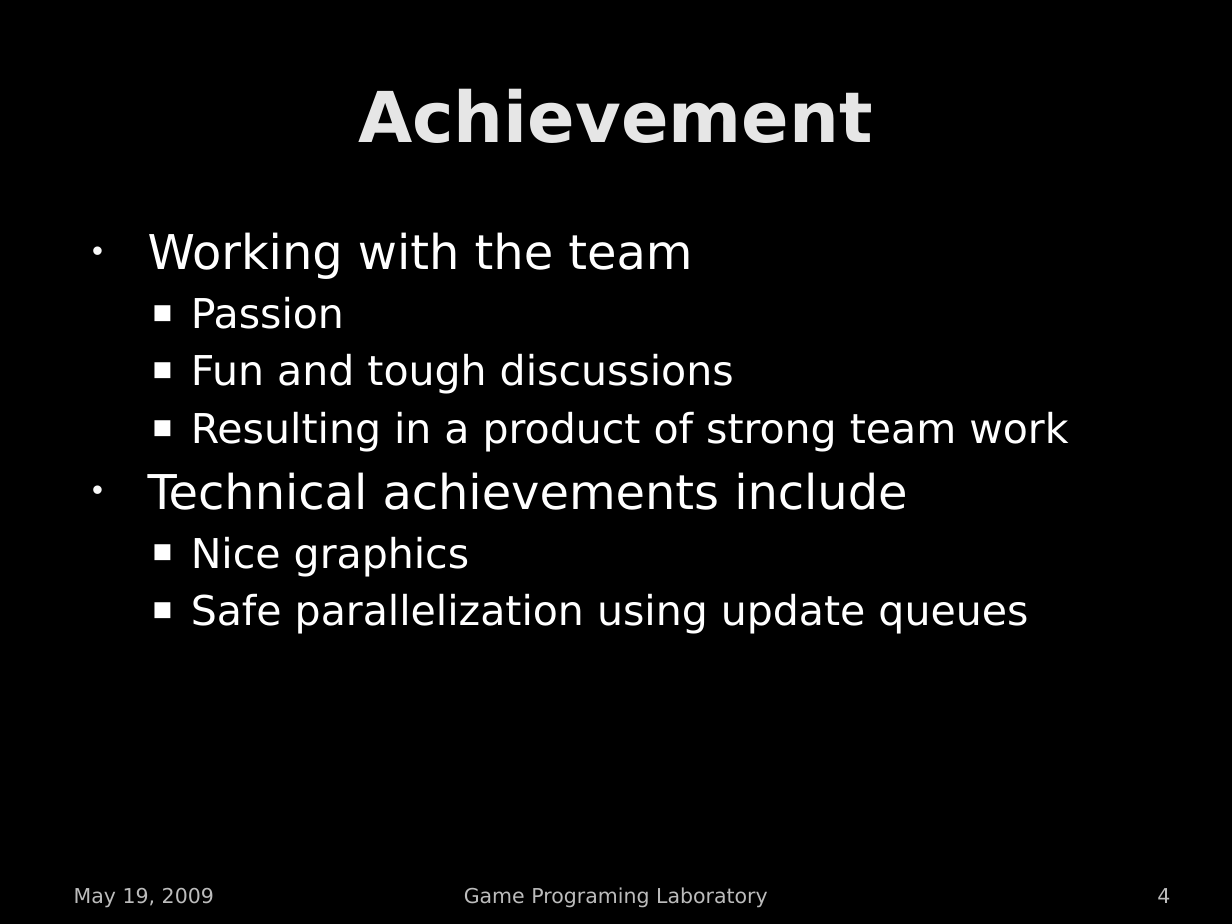
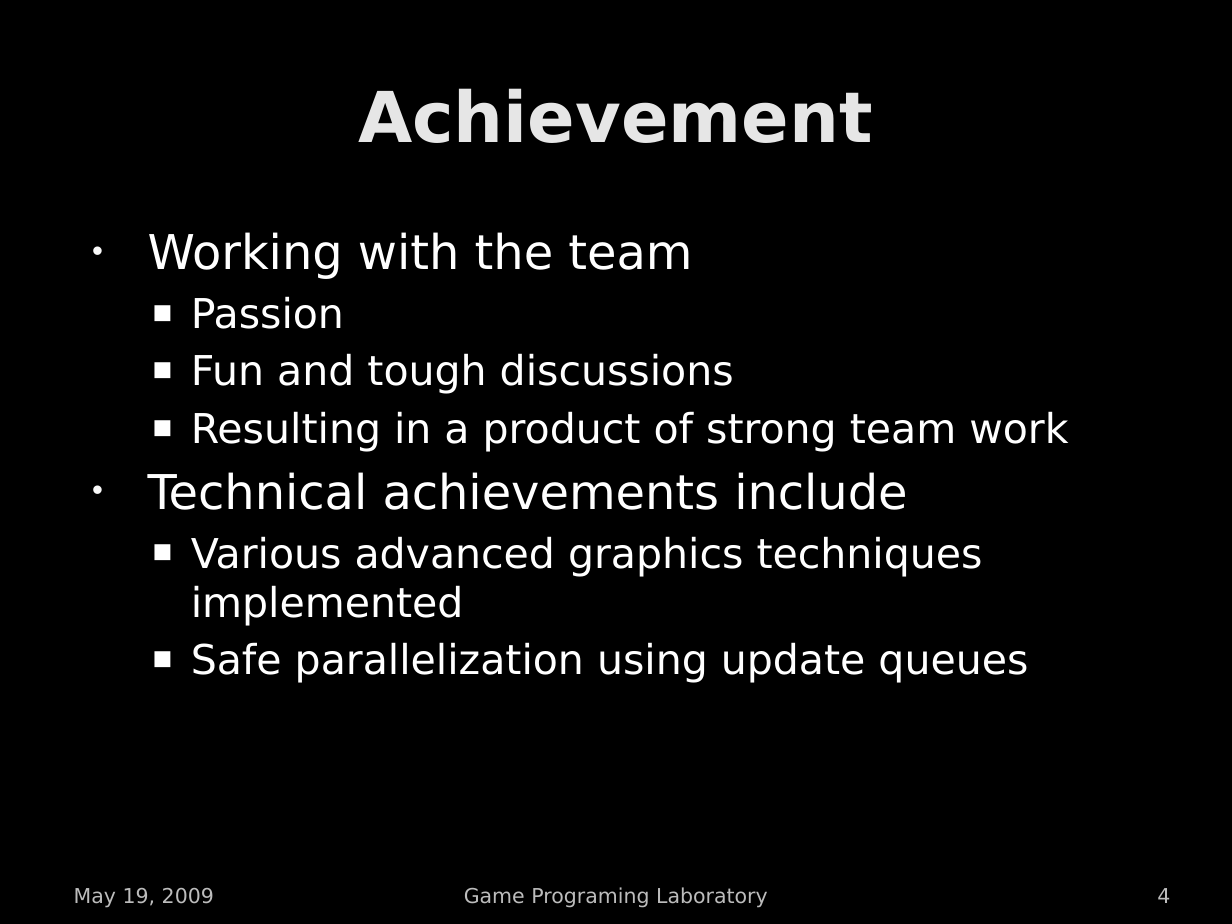
Before and after one commit to cfo82/Magmageddon, a slide deck: slide 4 of documentation/debriefing_presentation.pptx. Drawn at 1232x924 pixels with LibreOffice and Linux fonts; fonts in the diff are those of the drawing; background and template pictures are left out. Boxes give left, top, right and bottom in pixels: in the first picture for what was removed or moved away, otherwise in the second. Text is boxed around its words. In the diff, an @@ line names an element or a change of style, - is before the commit and + after.

```diff
--- a/documentation/debriefing_presentation.pptx
+++ b/documentation/debriefing_presentation.pptx
@@ text at (191,536,983,626): text changed @@
-  ■ Nice graphics
+  ■ Various advanced graphics techniques implemented
```
Also in this commit, not shown: 4 other slides changed, 2 other files.
